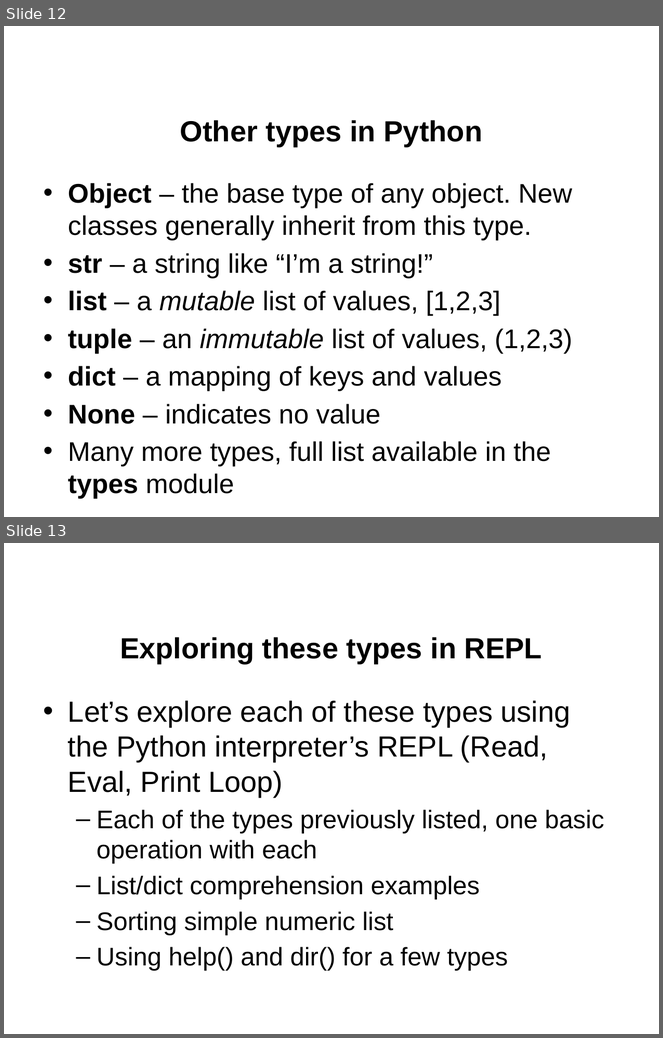
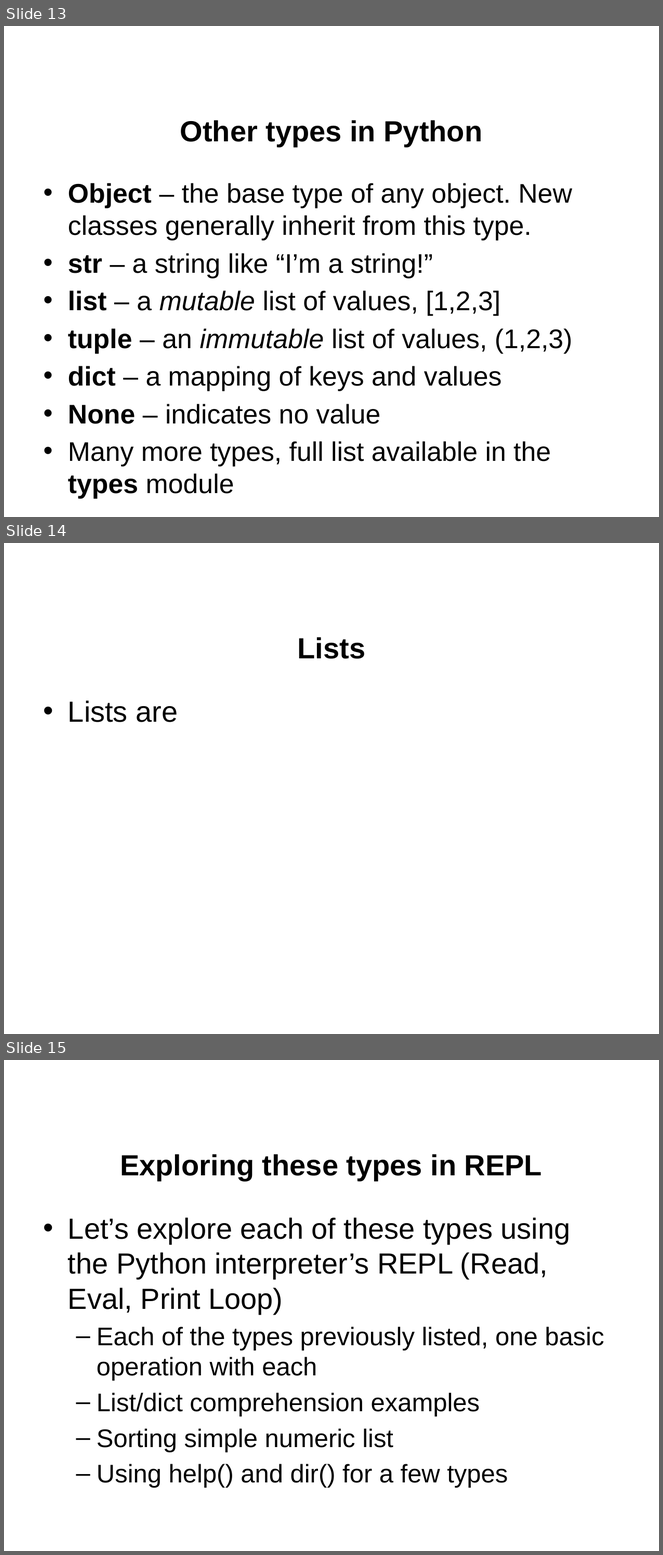
Before and after one commit to jgerity/talks, a slide deck: 2016/computing_workgroup/intro-to-python/intro-to-python.pptx. Shown one above the other, each under a label of ours: slides 12 and 13 before the commit, slides 13, 14 and 15 after it. The pictures are 663x1038 and 663x1555 pixels, drawn with LibreOffice and Linux fonts; fonts in the diff are those of the drawing; background and template pictures are left out. Boxes give left, top, right and bottom in pixels: in the first picture for what was removed or moved away, otherwise in the second. Text is boxed around its words. In the diff, an @@ line names an element or a change of style, - is before the commit and + after.

```diff
--- a/2016/computing_workgroup/intro-to-python/intro-to-python.pptx
+++ b/2016/computing_workgroup/intro-to-python/intro-to-python.pptx
@@ slide 14 added at box(4, 543, 659, 1034), background picture (left out) @@
@@ title added at box(298, 637, 366, 659), 32 pt, text #000000, bold @@
+Lists
@@ text added at box(68, 701, 178, 722), 32 pt, text #000000 @@
+• Lists are
@@ what was slide 12 is now slide 13 @@
@@ what was slide 13 is now slide 15 @@
```
Also in this commit, not shown: 3 slides changed, 4 other slides added.
